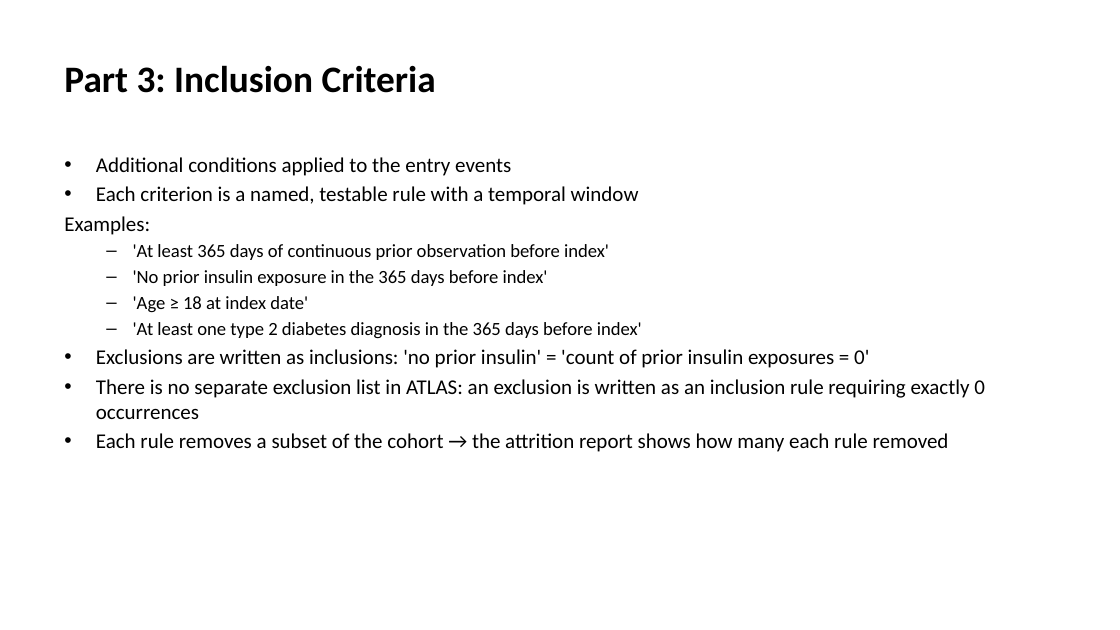
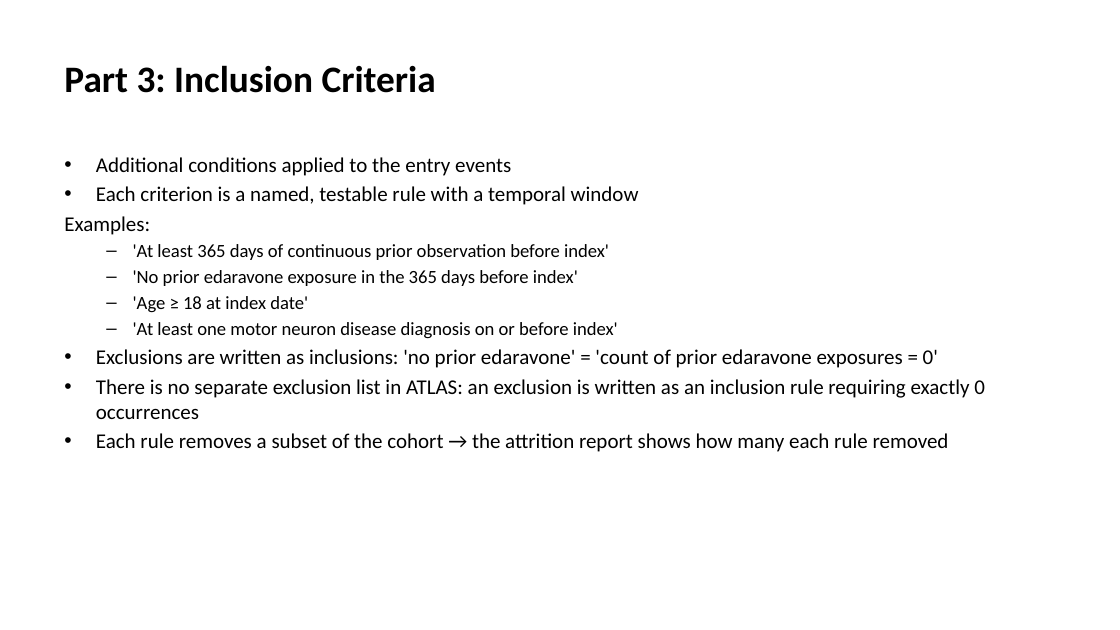
Before and after one commit to ALSTDI/ALS-RWE, a slide deck: slide 12 of docs/free-rwe-resources/train-the-trainer/training/day-03-cohort-definitions/kit/Instructor-Deck-with-Notes.pptx. Drawn at 1120x630 pixels with LibreOffice and Linux fonts; fonts in the diff are those of the drawing. Boxes give left, top, right and bottom in pixels: in the first picture for what was removed or moved away, otherwise in the second. Text is boxed around its words. In the diff, an @@ line names an element or a change of style, - is before the commit and + after.

```diff
--- a/docs/free-rwe-resources/train-the-trainer/training/day-03-cohort-definitions/kit/Instructor-Deck-with-Notes.pptx
+++ b/docs/free-rwe-resources/train-the-trainer/training/day-03-cohort-definitions/kit/Instructor-Deck-with-Notes.pptx
@@ text at (133, 270, 578, 286): text changed @@
-  – 'No prior insulin exposure in the 365 days before index'
+  – 'No prior edaravone exposure in the 365 days before index'
@@ text at (96, 322, 938, 368): text changed @@
-  – 'At least one type 2 diabetes diagnosis in the 365 days before index'
-• Exclusions are written as inclusions: 'no prior insulin' = 'count of prior insulin exposures = 0'
+  – 'At least one motor neuron disease diagnosis on or before index'
+• Exclusions are written as inclusions: 'no prior edaravone' = 'count of prior edaravone exposures = 0'
```
Also in this commit, not shown: 4 other slides changed, 59 other files.
